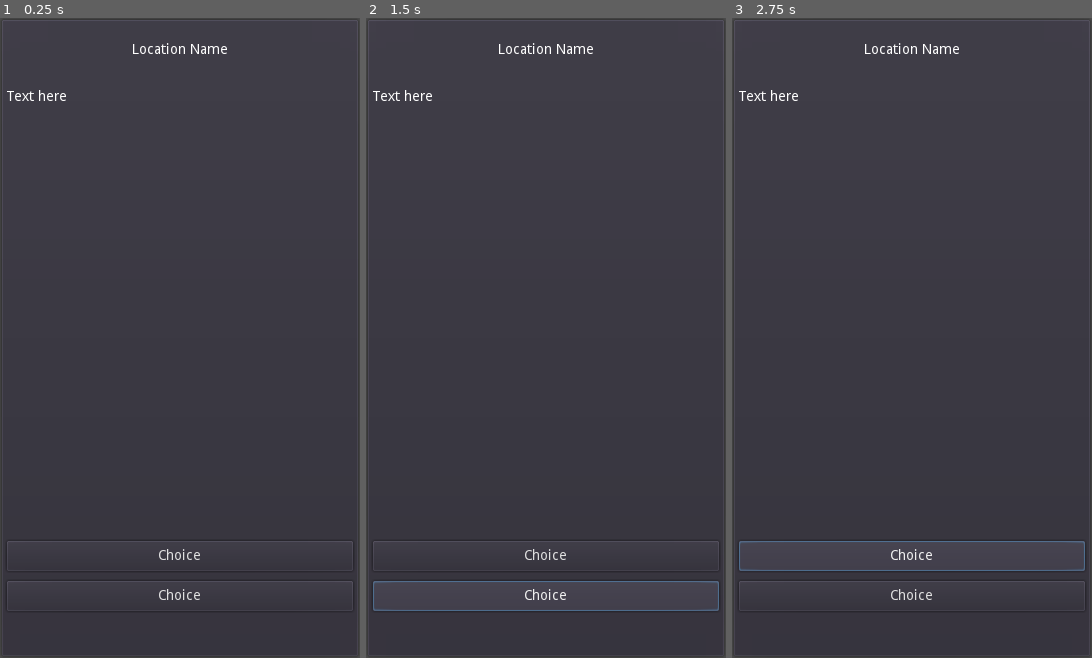
Above: before the commit, frames 1-3 (left to right).
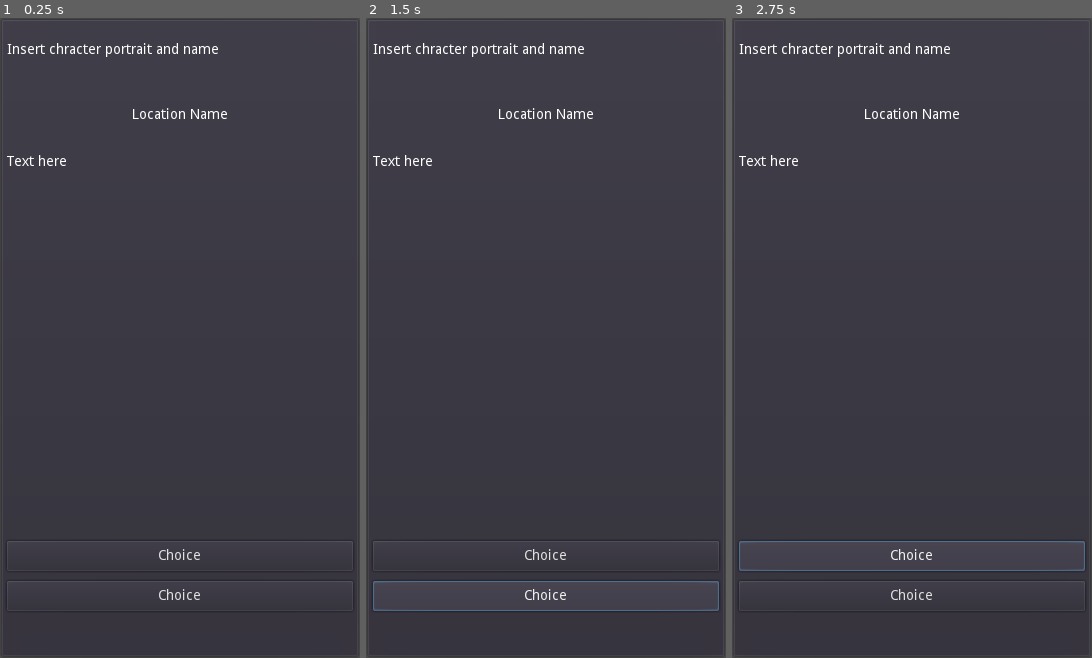
Above: after the commit, the same moments.

Repository: philipuriarte/A-Churchyard-of-Orphans
Game: Godot game, scene res://Scenes/GameScreen.tscn
Same seed, same stepped clock (60 frames per second), same inputs: the game is played once before the commit and once after it. This scene is started directly instead of the project's main scene.
Inputs:
- Up to frame 1 (0.25 s): no input
- Up to frame 2 (1.5 s): click "Choice" at 0.5 s; click "Choice" at 1.25 s
- Up to frame 3 (2.75 s): click "Choice" at 2 s

The runs differ from the first frame. In frame 1, 0.9% of the frame differs, in the area x 1-64%, y 3-24%; in frame 2, 0.9%; in frame 3, 0.9%.

Commit message:
Create UpperContainer and UpperText scene

Diff:
--- a/Scenes/GameScreen.tscn
+++ b/Scenes/GameScreen.tscn
@@ -19,10 +19,23 @@
 margin_bottom = 626.0
 custom_constants/separation = 15
 
+[node name="HBoxContainer" type="HBoxContainer" parent="MarginContainer/MainCointainer"]
+margin_right = 346.0
+margin_bottom = 50.0
+rect_min_size = Vector2( 0, 50 )
+
+[node name="Label" type="Label" parent="MarginContainer/MainCointainer/HBoxContainer"]
+margin_top = 18.0
+margin_right = 212.0
+margin_bottom = 32.0
+text = "Insert chracter portrait and name"
+
 [node name="LocationName" parent="MarginContainer/MainCointainer" instance=ExtResource( 1 )]
+margin_top = 65.0
+margin_bottom = 115.0
 
 [node name="NarrativeText" parent="MarginContainer/MainCointainer" instance=ExtResource( 2 )]
-margin_top = 65.0
+margin_top = 130.0
 margin_bottom = 461.0
 
 [node name="ChoicesContainer" type="VBoxContainer" parent="MarginContainer/MainCointainer"]
